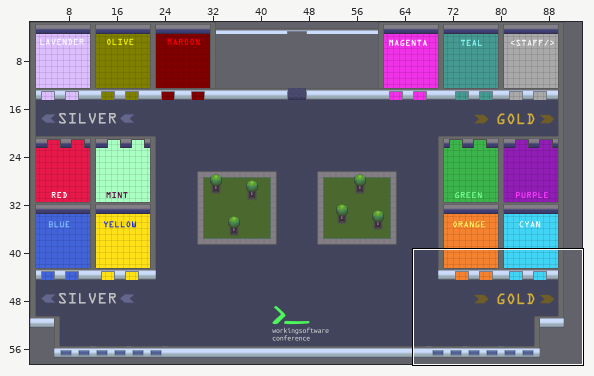
One commit to this Tiled map: working-software.tmx. Above, an overview of the earlier version with the close-up marked.
Close-up. First the earlier version:
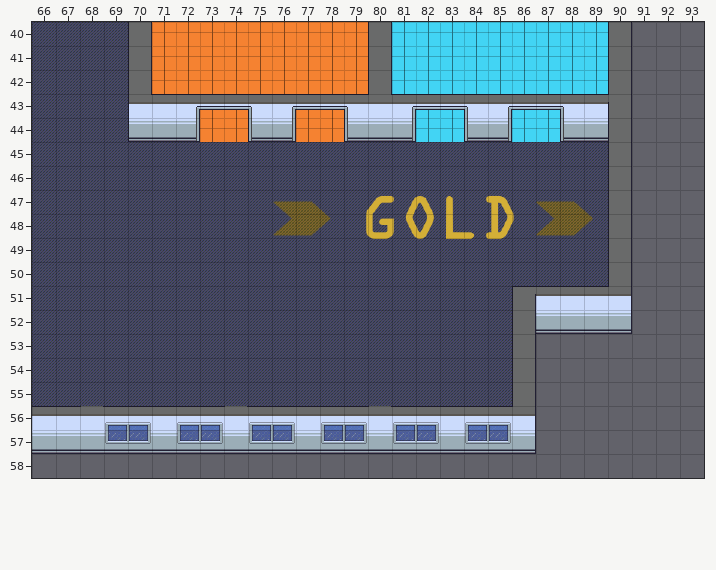
Cells are 32x32 px. Shown: x 66..93, y 40..58. The commit also changed other parts of the map, which this record leaves out.
New version:
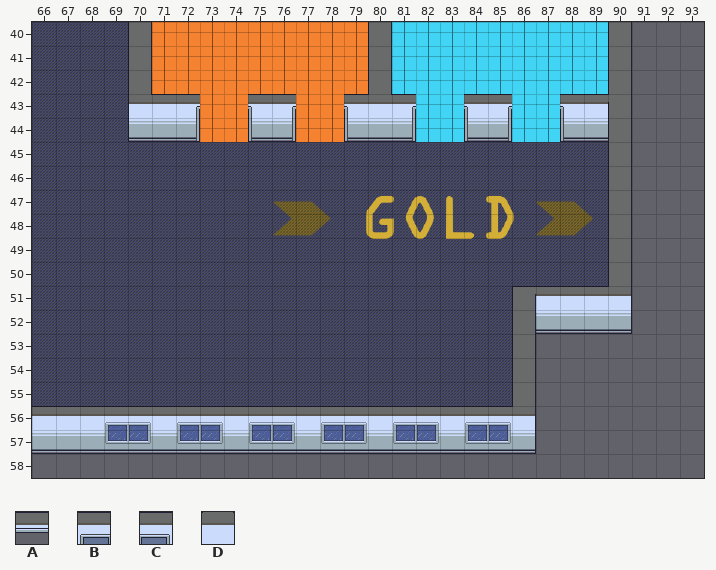
Key: from "foreground": A 1217, B 5215, C 5216; from "working-software_background": D 1247.
_ is an empty cell.
What changed:
{"where": "layer \"foreground\" (now hidden)"}
{"y":43,"x":73,"old":"AA","new":"__"}
{"y":43,"x":77,"old":"AA","new":"__"}
{"y":43,"x":82,"old":"AA","new":"__"}
{"y":43,"x":86,"old":"AA","new":"__"}
{"y":56,"x":68,"old":"DBC","new":"___"}
{"y":56,"x":72,"old":"BCDBC","new":"_____"}
{"y":56,"x":78,"old":"BCDBC","new":"_____"}
{"y":56,"x":84,"old":"BC","new":"__"}
{"label":"removed","picture_box":[200,94,248,110]}
{"label":"removed","picture_box":[296,94,344,110]}
{"label":"removed","picture_box":[416,94,464,110]}
{"label":"removed","picture_box":[512,94,560,110]}
{"label":"removed","picture_box":[81,406,148,430]}
{"label":"removed","picture_box":[180,406,292,430]}
{"label":"removed","picture_box":[324,406,436,430]}
{"label":"removed","picture_box":[468,425,508,430]}
